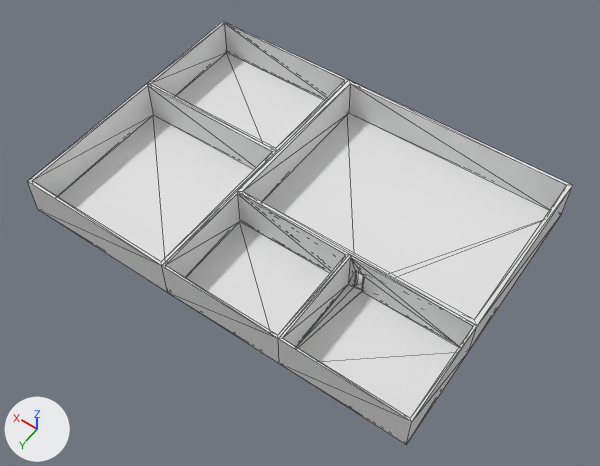
Renders of the glTF model react/public/assets/room.glb from each side of a commit.
The view is the same before and after, from a camera (50 mm lens) standing at (-41.9, 115.5, 150.0) and looking at (26.2, 20.1, 0.1). The lights are fixed; the arrows at lower left show +X, +Y and +Z. Mesh edges are drawn as thin lines. Where no turn or scale is listed for an object, it has been applied to the vertices.

In view in the first picture: 'room1', 'room2', 'room3', 'room4', 'room5'.
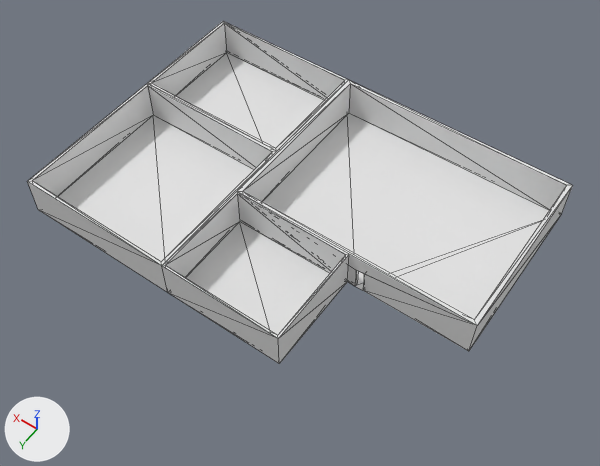
Where the change shows, as pixel boxes [x1, y1, x2, y2] in the pictures (600 x 466 px):
```json
{"object": "room4", "change": "no longer drawn", "before": [278, 254, 477, 444]}
```

Edits to the scene script, one JSON object a line:
```json
{"op": "set", "path": "ob_room4", "old": "bpy.data.objects.new('room4', me_cube_004)", "new": "bpy.data.objects.new('room4', None)"}
```
